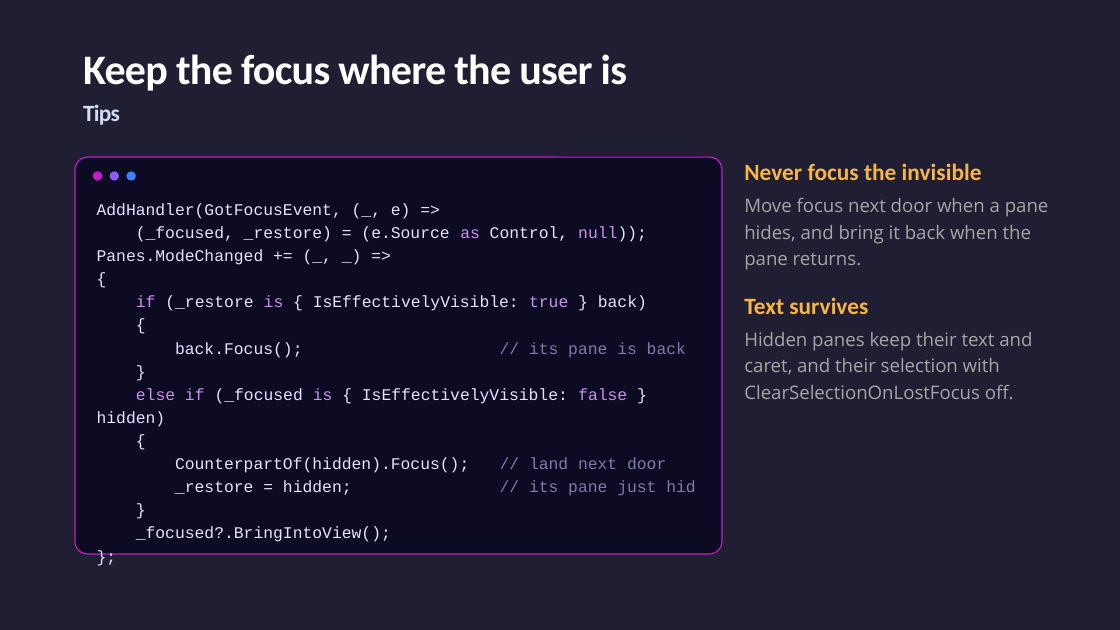
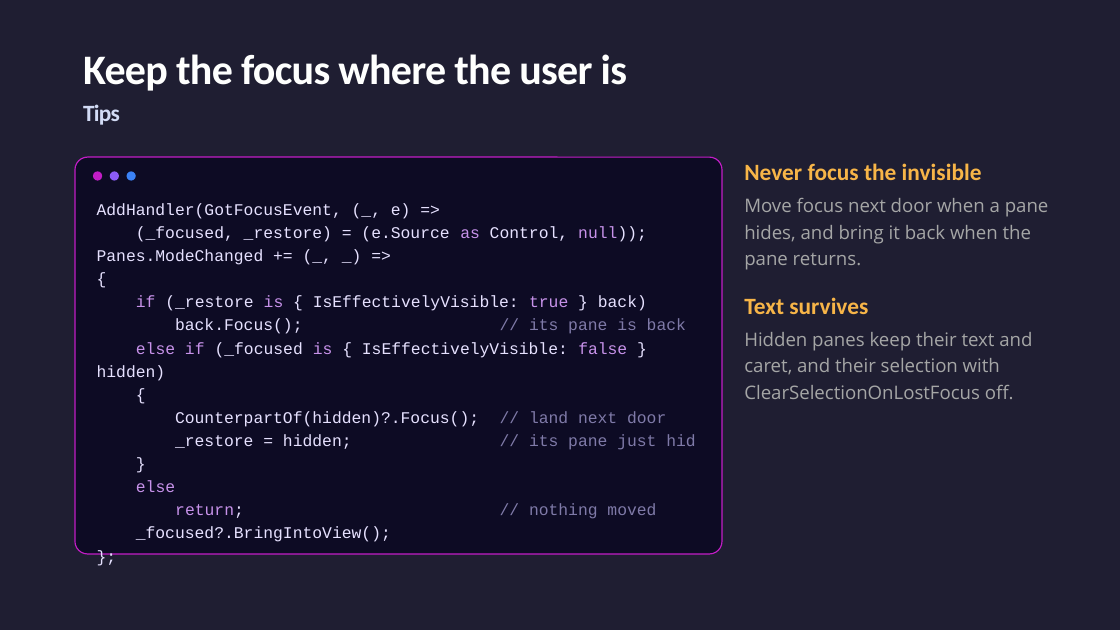
Before and after one commit to jsuarezruiz/dotnetconf2026-avalonia-foldables, a slide deck: slide 27 of Building Dual-Screen Experiences with Avalonia.pptx. Drawn at 1120x630 pixels with LibreOffice and Linux fonts; fonts in the diff are those of the drawing. Boxes give left, top, right and bottom in pixels: in the first picture for what was removed or moved away, otherwise in the second. Text is boxed around its words. In the diff, an @@ line names an element or a change of style, - is before the commit and + after.

```diff
--- a/Building Dual-Screen Experiences with Avalonia.pptx
+++ b/Building Dual-Screen Experiences with Avalonia.pptx
@@ text in rounded rectangle at <box>75,157,722,554</box>: paragraph removed @@
-{
@@ text in rounded rectangle at <box>75,157,722,554</box>: paragraph removed @@
-}
@@ text in rounded rectangle at <box>175,411,666,427</box>: text changed @@
-CounterpartOf(hidden).Focus(); // land next door
+CounterpartOf(hidden)?.Focus(); // land next door
@@ text in rounded rectangle at <box>136,480,656,519</box>: paragraphs added @@
+else
+return; // nothing moved
```
Also in this commit, not shown: 8 other slides changed, 2 other files.
